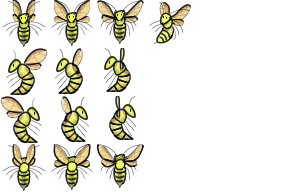
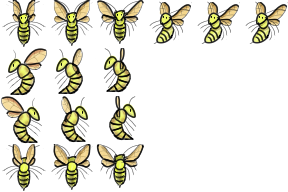
Before/after of a 288px x 192px layered artwork. What changed in the layer stack:
added group "Left down 3" with 20 layers above "Left down 2" over (x1=197, y1=1, x2=288, y2=44)
added group "Line" (1st of 15, in "Left down 3") with 9 layers in group "Left down 3" over (x1=197, y1=1, x2=288, y2=44)
added layer "Legs" (1st of 15, in "Left down 3" › "Line") in group "Line" over (x1=197, y1=1, x2=288, y2=44)
added layer "Tactiles" (1st of 3, in "Left down 3" › "Line") in group "Line" over (x1=197, y1=1, x2=288, y2=44)
added layer "Patterns" (1st of 28, in "Left down 3" › "Line") in group "Line" over (x1=197, y1=1, x2=288, y2=44)
added layer "Eyes" (1st of 6, in "Left down 3" › "Line") in group "Line" over (x1=197, y1=1, x2=288, y2=44)
added layer "Back wings" (1st of 8, in "Left down 3" › "Line") in group "Line" over (x1=197, y1=1, x2=288, y2=44)
added layer "Front wings" (1st of 8, in "Left down 3" › "Line") in group "Line" over (x1=197, y1=1, x2=288, y2=44)
added layer "Head" (1st of 18, in "Left down 3" › "Line") in group "Line" over (x1=197, y1=1, x2=288, y2=44)
added layer "Middle body" (1st of 3, in "Left down 3" › "Line") in group "Line" over (x1=197, y1=1, x2=288, y2=44)
added layer "Lower body" (1st of 3, in "Left down 3" › "Line") in group "Line" over (x1=197, y1=1, x2=288, y2=44)
added group "Drawings" (1st of 3, in "Left down 3") with 8 layers in group "Left down 3" over (x1=197, y1=1, x2=288, y2=44)
added group "Wings" (1st of 27, in "Left down 3" › "Drawings") with 3 layers in group "Drawings" over (x1=197, y1=1, x2=288, y2=44)
added layer "Shades" (1st of 3, in "Left down 3" › "Drawings" › "Wings") (multiply) in group "Wings" over (x1=197, y1=1, x2=288, y2=44)
added layer "Patterns" (2nd of 28, in "Left down 3" › "Drawings" › "Wings") in group "Wings" over (x1=197, y1=1, x2=288, y2=44)
added layer "Base" (1st of 16, in "Left down 3" › "Drawings" › "Wings") in group "Wings" over (x1=197, y1=1, x2=288, y2=44)
…and 24 more changes (24 added)
